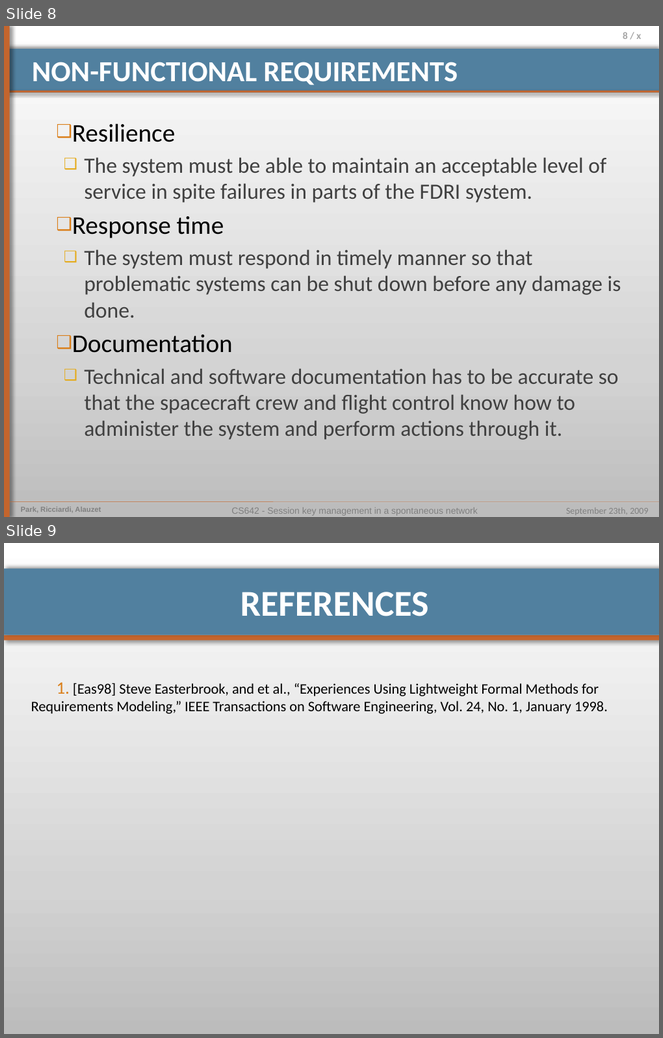
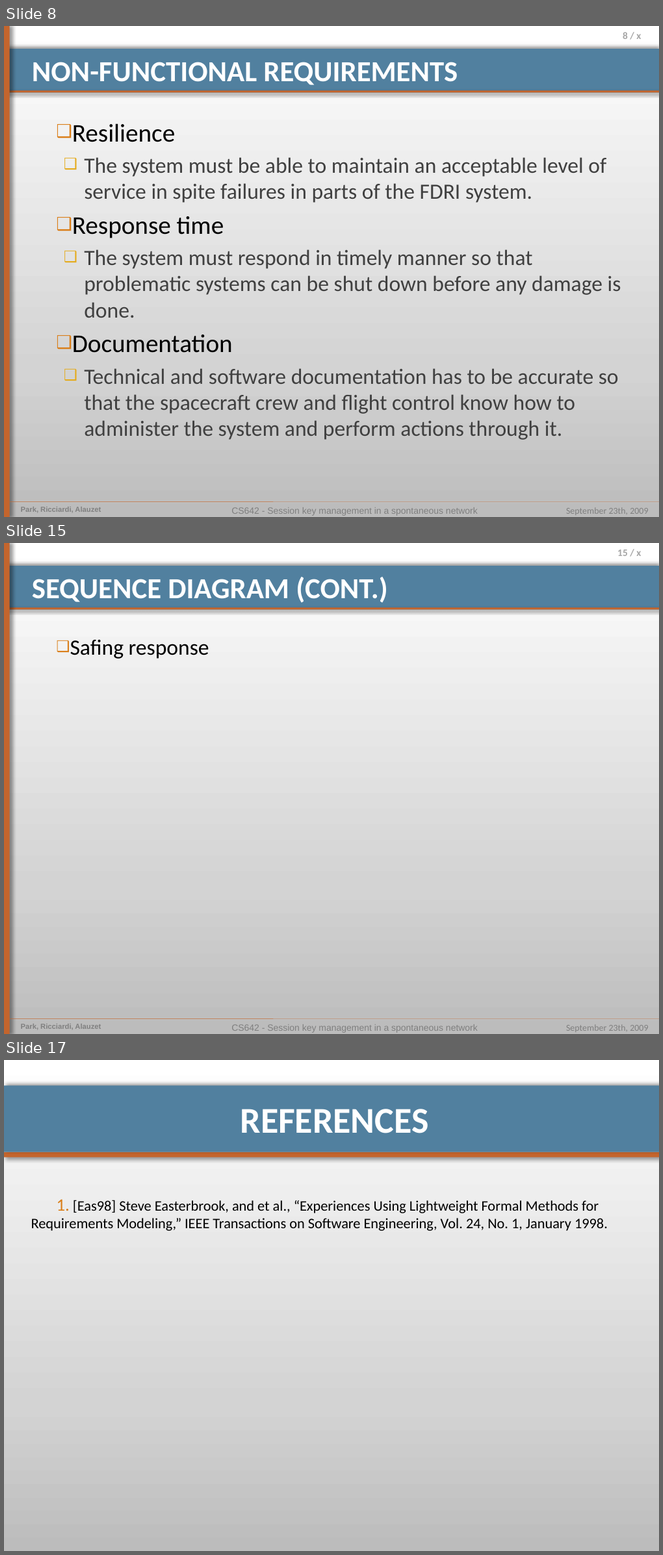
Before and after one commit to pierrealauzet/euroteam, a slide deck: Project 1/CS554_EuroTeam_Proposal.pptx. Shown one above the other, each under a label of ours: slides 8 and 9 before the commit, slides 8, 15 and 17 after it; the slides between them are not shown. The pictures are 663x1038 and 663x1555 pixels, drawn with LibreOffice and Linux fonts; fonts in the diff are those of the drawing. Boxes give left, top, right and bottom in pixels: in the first picture for what was removed or moved away, otherwise in the second. Text is boxed around its words. In the diff, an @@ line names an element or a change of style, - is before the commit and + after.

```diff
--- a/Project 1/CS554_EuroTeam_Proposal.pptx
+++ b/Project 1/CS554_EuroTeam_Proposal.pptx
@@ slide 15 added at <box>4,543,659,1034</box>, background gradient #BDBDBD to #D3D3D3 to #FFFFFF; not listed: 9 template elements that a slide beside it also shows @@
@@ title added at <box>32,577,388,603</box>, 32 pt, text #FFFFFF, bold @@
+SEQUENCE DIAGRAM (CONT.)
@@ text added at <box>70,639,209,659</box>, 24 pt, text #000000 @@
+❑ Safing response
@@ what was slide 9 is now slide 17 @@
```
Also in this commit, not shown: 3 slides changed, 7 other slides added, 1 other file.
